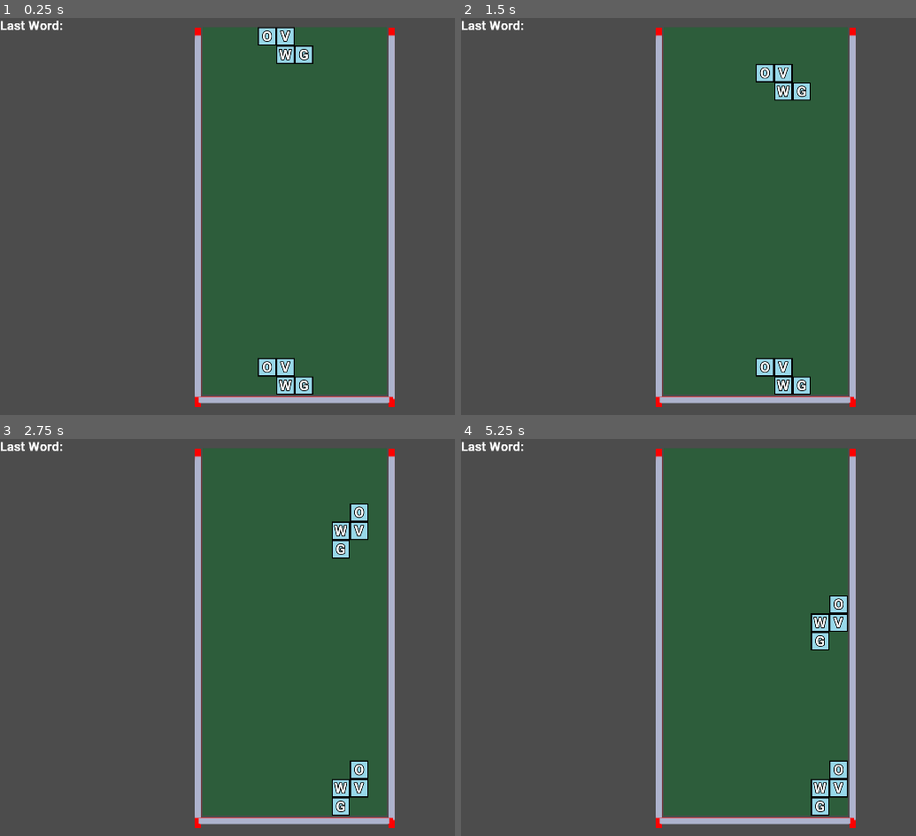
Above: before the commit, frames 1-4 (two rows, left to right).
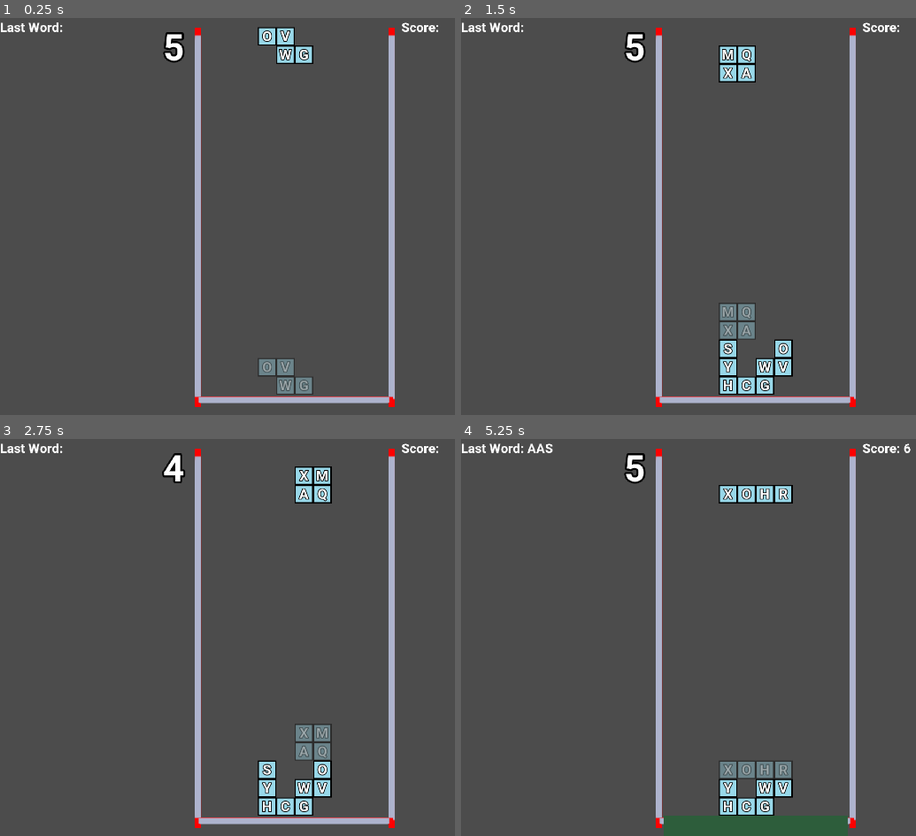
Above: after the commit, the same moments.

Repository: lmorgan42/Thesis
Game: Godot game, scene res://Main.tscn
Two runs of this game, one before a commit and one after it. Both use one fixed random seed, a clock stepped at 60 frames per second and the inputs below.
Inputs:
- Up to frame 1 (0.25 s): no input
- Up to frame 2 (1.5 s): tap Enter at 0.5 s; hold Right (move_block_right) 0.53-1.28 s; hold E (rotate_block_clockwise) 0.53-1.28 s; tap Space (slam_down, bound only after the commit) at 1.25 s; hold Space (slam_down, bound only after the commit) from 1.28 s (still down); tap W (rotate_block_counterclockwise) at 1.35 s
- Up to frame 3 (2.75 s): release Space (slam_down, bound only after the commit) at 2.03 s; hold Right (move_block_right) from 2.03 s (still down); hold E (rotate_block_clockwise) from 2.03 s (still down)
- Up to frame 4 (5.25 s): tap Enter at 2.75 s; release E (rotate_block_clockwise) at 2.78 s; tap W (rotate_block_counterclockwise) at 2.85, 4.35 s; release Right (move_block_right) at 3.53 s; hold E (rotate_block_clockwise) 3.53-4.28 s; hold Left (move_block_left) 3.53-5.03 s; tap Space (slam_down, bound only after the commit) at 4.25 s; hold Space (slam_down, bound only after the commit) from 5.03 s (still down); hold E (rotate_block_clockwise) from 5.03 s (still down)

The runs differ from the first frame. In frame 1, 37% of the frame differs, in the area x 0-97%, y 0-95%; in frame 2, 38%; in frame 3, 38%; in frame 4, 40%, in the area x 0-99%, y 0-100%.

Commit message:
Implimented Score Background (without correct clear)

Diff:
--- a/Block.gd
+++ b/Block.gd
@@ -35,3 +35,4 @@
 func enableGhostMode():
 	ghostMode = true
 	$Label.text = self.letter
+	self.modulate.a = 0.4
--- a/Main.gd
+++ b/Main.gd
@@ -4,6 +4,9 @@
 const NimoResource = preload("res://Nimo.tscn")
 const SuperNimoResource = preload("res://SuperNimo.tscn")
 const BlockMakerResource = preload("res://BlockMaker.tscn")
+
+export var DefualtDropSpeed = 1
+export var DefualtHoldSpeed = 1
 
 const MIN_WORD_LEN = 3
 
@@ -17,6 +20,12 @@
 var superNimo
 var blockMaker
 
+var pointValues = [[],['E','A','I','O','N','R','T','L','S','U'],['D','G'],['B','C','M','P'],['F','H','V','W','Y'],['K'],[],[],['J','X'],[],['Q','Z']]
+var score = 0
+var neededScore = 0
+var scoreCapTime = 0.0
+var holdingTime = 5
+
 func _ready():
 
 	var file = File.new()
@@ -31,11 +40,13 @@
 	blockMaker.init()
 	superNimo = SuperNimoResource.instance()
 	self.add_child(superNimo)
+	$PlaySpace.setScorePercent(0)
+	$DroppingTimer.wait_time = DefualtDropSpeed
 	createNimo(blockMaker.getNextNimo())
-	$Timer.start()
 
 
 func createNimo(nimoDesc):
+	$DroppingTimer.stop()
 	curNimo = NimoResource.instance()
 	curNimo.init(self, $PlaySpace.getOrigin(), nimoDesc)
 	self.add_child(curNimo)
@@ -46,6 +57,10 @@
 	self.add_child(ghostNimo)
 	ghostNimo.updateGhostPosition(curNimo)
 
+	holdingTime = DefualtHoldSpeed
+	$HoldingTimeLbl.text = str(holdingTime)
+	$HoldingTimer.start()
+
 func _input(event):
 	if event.is_action_pressed("move_block_right"):
 		curNimo.move(1,0)
@@ -61,9 +76,15 @@
 		ghostNimo.updateGhostPosition(curNimo)
 	elif event.is_action_pressed("slam_down"):
 		curNimo.slamdown()
-		$Timer.stop()
+		$DroppingTimer.stop()
 		_on_Timer_timeout()
-		$Timer.start()
+	elif event.is_action_pressed("fast_fall"):
+		if not $HoldingTimer.is_stopped():
+			holdingTime = 1
+			_on_HoldingTimer_timeout()
+		$DroppingTimer.wait_time = DefualtDropSpeed/2.0
+	elif event.is_action_released("fast_fall"):
+		$DroppingTimer.wait_time = DefualtDropSpeed
 
 
 func _on_Timer_timeout():
@@ -94,8 +115,12 @@
 		var subString = checkForWords(toCheck)
 		if subString.y != -1:
 			if not row in toClearRows: toClearRows.append(row)
-			if subString.z == -1: $Label.text = ("Last Word: " + invertString(toCheck.substr(subString.x, subString.y)))
-			else: $Label.text = ("Last Word: " + toCheck.substr(subString.x, subString.y))
+			var foundWord = ""
+			if subString.z == -1: foundWord = invertString(toCheck.substr(subString.x, subString.y))
+			else: foundWord = toCheck.substr(subString.x, subString.y)
+			$LastWord.text = "Last Word: " + foundWord
+			self.score += calcWordScore(foundWord)
+			updateScore()
 	#check columns
 	for col in cols:
 		var toCheck = ""
@@ -106,8 +131,8 @@
 		if subString.y != -1:
 			for i in range(subString.y):
 				if not subString.x + i in toClearRows: toClearRows.append(subString.x + i)
-			if subString.z == -1: $Label.text = ("Last Word: " + invertString(toCheck.substr(subString.x, subString.y)))
-			else: $Label.text = ("Last Word: " + toCheck.substr(subString.x, subString.y))
+			if subString.z == -1: $LastWord.text = ("Last Word: " + invertString(toCheck.substr(subString.x, subString.y)))
+			else: $LastWord.text = ("Last Word: " + toCheck.substr(subString.x, subString.y))
 
 	#clear any rows that include words found
 	for row in toClearRows:
@@ -160,3 +185,38 @@
 	for i in range(num):
 		toRe += "%c" % rng.randi_range(65,90)
 	return toRe
+
+
+
+func _on_HoldingTimer_timeout():
+	holdingTime -= 1
+	if holdingTime > 0:
+		$HoldingTimeLbl.text = str(holdingTime)
+	else:
+		$HoldingTimeLbl.text = str(0)
+		$HoldingTimer.stop()
+		_on_Timer_timeout()
+		$DroppingTimer.start()
+
+func updateScore():
+	$ScoreLbl.text = "Score: " + str(score)
+
+func calcWordScore(word):
+	var toRe = 0
+	word = word.to_upper()
+	for i in word:
+		for k in range(len(pointValues)):
+			if i in  pointValues[k]:
+				toRe += k
+				break
+	return toRe
+
+
+func _on_ScoreBuildupTimer_timeout():
+	scoreCapTime += 0.1
+	neededScore += pow((scoreCapTime/100),1.2)
+	recalcScoreTracker()
+
+func recalcScoreTracker():
+	var scoreCap = (neededScore * 0.5) + 50
+	$PlaySpace.setScorePercent((neededScore - score)/scoreCap)
--- a/Main.tscn
+++ b/Main.tscn
@@ -1,27 +1,70 @@
-[gd_scene load_steps=5 format=2]
+[gd_scene load_steps=7 format=2]
 
 [ext_resource path="res://PlaySpace.tscn" type="PackedScene" id=1]
 [ext_resource path="res://Main.gd" type="Script" id=2]
 [ext_resource path="res://Assets/Roboto-Bold.ttf" type="DynamicFontData" id=3]
 
+[sub_resource type="DynamicFont" id=3]
+size = 35
+font_data = ExtResource( 3 )
+
 [sub_resource type="DynamicFont" id=1]
 size = 35
+outline_color = Color( 0, 0, 0, 1 )
+font_data = ExtResource( 3 )
+
+[sub_resource type="DynamicFont" id=2]
+size = 100
+outline_size = 5
+outline_color = Color( 0, 0, 0, 1 )
 font_data = ExtResource( 3 )
 
 [node name="Main" type="Node"]
 script = ExtResource( 2 )
+DefualtHoldSpeed = 5
 
 [node name="PlaySpace" parent="." instance=ExtResource( 1 )]
 
-[node name="Timer" type="Timer" parent="."]
+[node name="ScoreLbl" type="Label" parent="."]
+margin_left = 1090.0
+margin_top = 5.0
+margin_right = 1201.0
+margin_bottom = 47.0
+custom_fonts/font = SubResource( 3 )
+text = "Score: "
+__meta__ = {
+"_edit_use_anchors_": false
+}
 
-[node name="Label" type="Label" parent="."]
+[node name="LastWord" type="Label" parent="."]
+margin_top = 5.0
 margin_right = 516.0
-margin_bottom = 94.0
+margin_bottom = 99.0
 custom_fonts/font = SubResource( 1 )
 text = "Last Word: "
 __meta__ = {
 "_edit_use_anchors_": false
 }
 
-[connection signal="timeout" from="Timer" to="." method="_on_Timer_timeout"]
+[node name="HoldingTimeLbl" type="Label" parent="."]
+margin_left = 442.588
+margin_top = 21.7982
+margin_right = 509.588
+margin_bottom = 139.798
+custom_fonts/font = SubResource( 2 )
+text = "5"
+__meta__ = {
+"_edit_use_anchors_": false
+}
+
+[node name="HoldingTimer" type="Timer" parent="."]
+
+[node name="DroppingTimer" type="Timer" parent="."]
+
+[node name="ScoreBuildupTimer" type="Timer" parent="."]
+wait_time = 0.25
+autostart = true
+
+[connection signal="timeout" from="HoldingTimer" to="." method="_on_HoldingTimer_timeout"]
+[connection signal="timeout" from="DroppingTimer" to="." method="_on_Timer_timeout"]
+[connection signal="timeout" from="ScoreBuildupTimer" to="." method="_on_ScoreBuildupTimer_timeout"]
--- a/PlaySpace.gd
+++ b/PlaySpace.gd
@@ -4,3 +4,7 @@
 	return $Playspace.transform.get_origin()
 func getDimensions():
 	return $Playspace.scale
+
+func setScorePercent(percent):
+	percent = min(1, percent)
+	$ScoreBackground.scale.y = -1000 * (percent)
--- a/PlaySpace.tscn
+++ b/PlaySpace.tscn
@@ -27,7 +27,14 @@
 centered = false
 
 [node name="Playspace" type="Sprite" parent="."]
+visible = false
 position = Vector2( 550, 25 )
 scale = Vector2( 500, 1000 )
 texture = ExtResource( 2 )
 centered = false
+
+[node name="ScoreBackground" type="Sprite" parent="."]
+position = Vector2( 550, 1025 )
+scale = Vector2( 500, -1000 )
+texture = ExtResource( 2 )
+centered = false
--- a/project.godot
+++ b/project.godot
@@ -24,28 +24,33 @@
 
 move_block_left={
 "deadzone": 0.5,
-"events": [ Object(InputEventKey,"resource_local_to_scene":false,"resource_name":"","device":0,"alt":false,"shift":false,"control":false,"meta":false,"command":false,"pressed":false,"scancode":16777231,"unicode":0,"echo":false,"script":null)
+"events": [ Object(InputEventKey,"resource_local_to_scene":false,"resource_name":"","device":0,"alt":false,"shift":false,"control":false,"meta":false,"command":false,"pressed":false,"scancode":16777231,"physical_scancode":0,"unicode":0,"echo":false,"script":null)
  ]
 }
 move_block_right={
 "deadzone": 0.5,
-"events": [ Object(InputEventKey,"resource_local_to_scene":false,"resource_name":"","device":0,"alt":false,"shift":false,"control":false,"meta":false,"command":false,"pressed":false,"scancode":16777233,"unicode":0,"echo":false,"script":null)
+"events": [ Object(InputEventKey,"resource_local_to_scene":false,"resource_name":"","device":0,"alt":false,"shift":false,"control":false,"meta":false,"command":false,"pressed":false,"scancode":16777233,"physical_scancode":0,"unicode":0,"echo":false,"script":null)
  ]
 }
 rotate_block_clockwise={
 "deadzone": 0.5,
-"events": [ Object(InputEventKey,"resource_local_to_scene":false,"resource_name":"","device":0,"alt":false,"shift":false,"control":false,"meta":false,"command":false,"pressed":false,"scancode":69,"unicode":0,"echo":false,"script":null)
-, Object(InputEventKey,"resource_local_to_scene":false,"resource_name":"","device":0,"alt":false,"shift":false,"control":false,"meta":false,"command":false,"pressed":false,"scancode":16777232,"unicode":0,"echo":false,"script":null)
+"events": [ Object(InputEventKey,"resource_local_to_scene":false,"resource_name":"","device":0,"alt":false,"shift":false,"control":false,"meta":false,"command":false,"pressed":false,"scancode":69,"physical_scancode":0,"unicode":0,"echo":false,"script":null)
+, Object(InputEventKey,"resource_local_to_scene":false,"resource_name":"","device":0,"alt":false,"shift":false,"control":false,"meta":false,"command":false,"pressed":false,"scancode":16777232,"physical_scancode":0,"unicode":0,"echo":false,"script":null)
  ]
 }
 rotate_block_counterclockwise={
 "deadzone": 0.5,
-"events": [ Object(InputEventKey,"resource_local_to_scene":false,"resource_name":"","device":0,"alt":false,"shift":false,"control":false,"meta":false,"command":false,"pressed":false,"scancode":87,"unicode":0,"echo":false,"script":null)
+"events": [ Object(InputEventKey,"resource_local_to_scene":false,"resource_name":"","device":0,"alt":false,"shift":false,"control":false,"meta":false,"command":false,"pressed":false,"scancode":87,"physical_scancode":0,"unicode":0,"echo":false,"script":null)
  ]
 }
 slam_down={
 "deadzone": 0.5,
-"events": [ Object(InputEventKey,"resource_local_to_scene":false,"resource_name":"","device":0,"alt":false,"shift":false,"control":false,"meta":false,"command":false,"pressed":false,"scancode":16777234,"unicode":0,"echo":false,"script":null)
+"events": [ Object(InputEventKey,"resource_local_to_scene":false,"resource_name":"","device":0,"alt":false,"shift":false,"control":false,"meta":false,"command":false,"pressed":false,"scancode":32,"physical_scancode":0,"unicode":0,"echo":false,"script":null)
+ ]
+}
+fast_fall={
+"deadzone": 0.5,
+"events": [ Object(InputEventKey,"resource_local_to_scene":false,"resource_name":"","device":0,"alt":false,"shift":false,"control":false,"meta":false,"command":false,"pressed":false,"scancode":16777234,"physical_scancode":0,"unicode":0,"echo":false,"script":null)
  ]
 }
 
